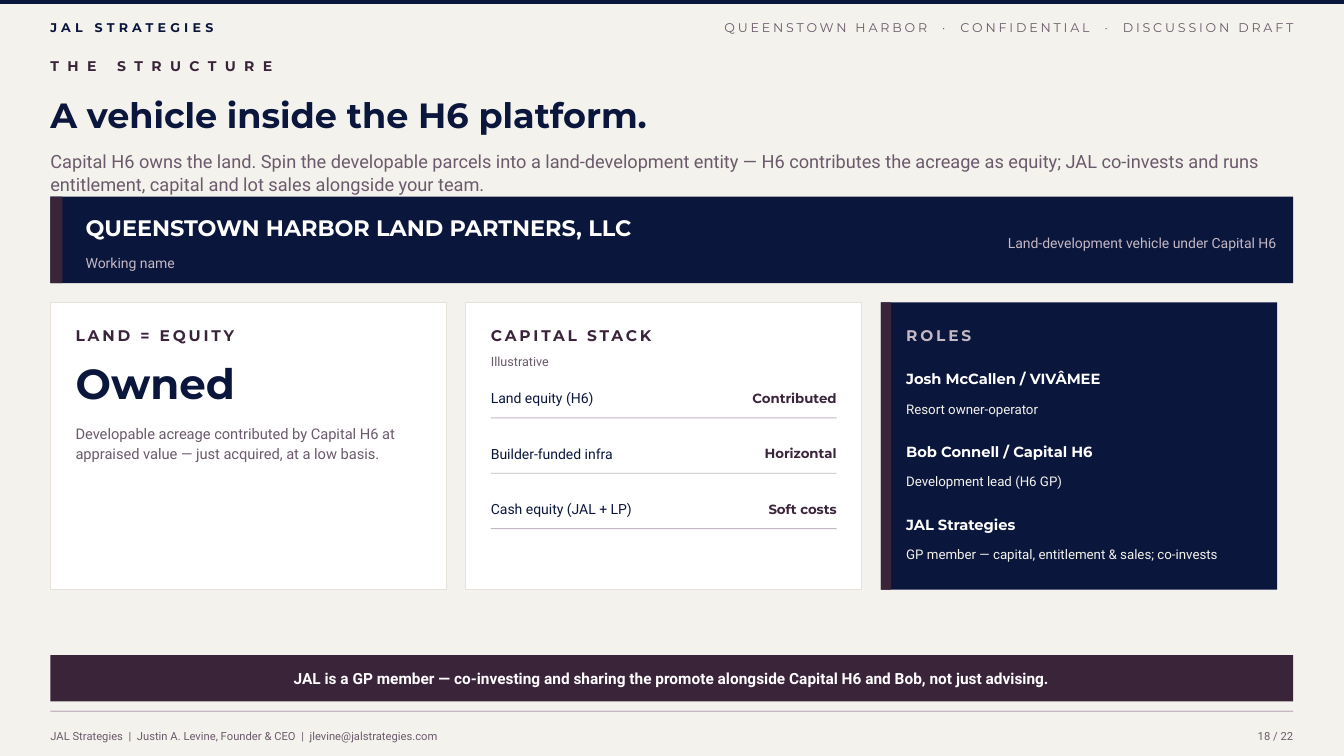
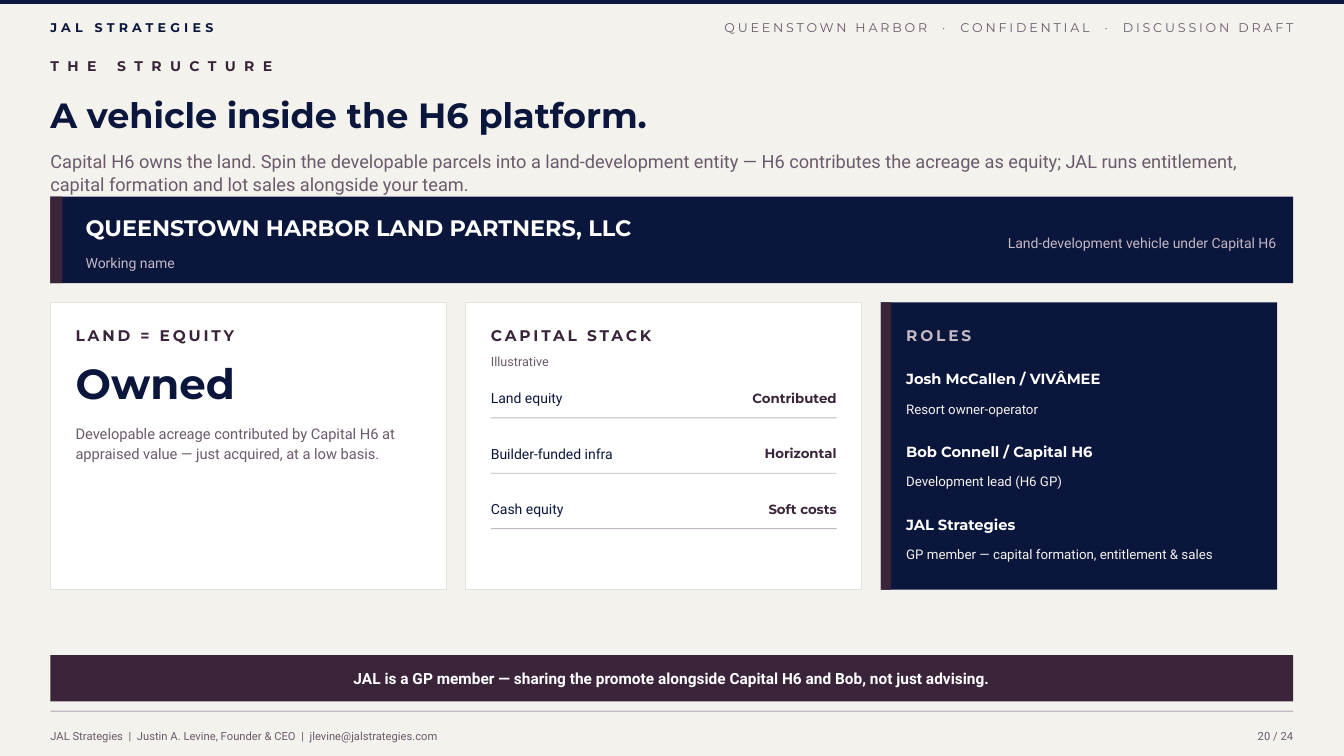
Before and after one commit to jlevine711/Apex, a slide deck: slide 20 of JAL_Queenstown_Harbor_Proposal.pptx (slide 18 before the commit). Drawn at 1344x756 pixels with LibreOffice and Linux fonts; fonts in the diff are those of the drawing. Boxes give left, top, right and bottom in pixels: in the first picture for what was removed or moved away, otherwise in the second. Text is boxed around its words. In the diff, an @@ line names an element or a change of style, - is before the commit and + after.

```diff
--- a/JAL_Queenstown_Harbor_Proposal.pptx
+++ b/JAL_Queenstown_Harbor_Proposal.pptx
@@ text at (50,154,1237,195): text changed @@
-Capital H6 owns the land. Spin the developable parcels into a land-development entity — H6 contributes the acreage as equity; JAL co-invests and runs entitlement, capital and lot sales alongside your team.
+Capital H6 owns the land. Spin the developable parcels into a land-development entity — H6 contributes the acreage as equity; JAL runs entitlement, capital formation and lot sales alongside your team.
@@ text at (491,392,563,406): text changed @@
-Land equity (H6)
+Land equity
@@ text at (491,503,564,517): text changed @@
-Cash equity (JAL + LP)
+Cash equity
@@ text at (906,549,1212,562): text changed @@
-GP member — capital, entitlement & sales; co-invests
+GP member — capital formation, entitlement & sales
@@ text at (353,672,989,688): text changed @@
-JAL is a GP member — co-investing and sharing the promote alongside Capital H6 and Bob, not just advising.
+JAL is a GP member — sharing the promote alongside Capital H6 and Bob, not just advising.
@@ text at (1258,732,1294,740): text changed @@
-18 / 22
+20 / 24
```
Also in this commit, not shown: 20 other slides changed, 2 slides added, 4 other files.
